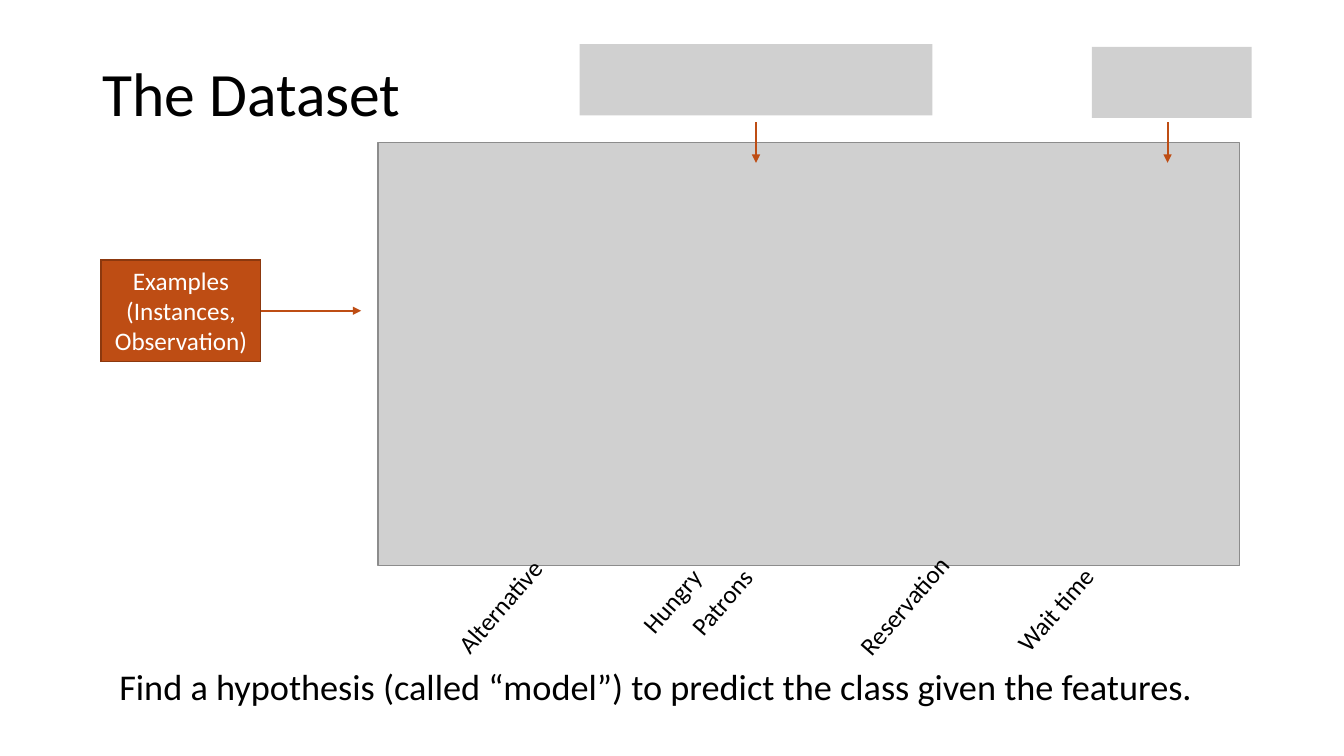
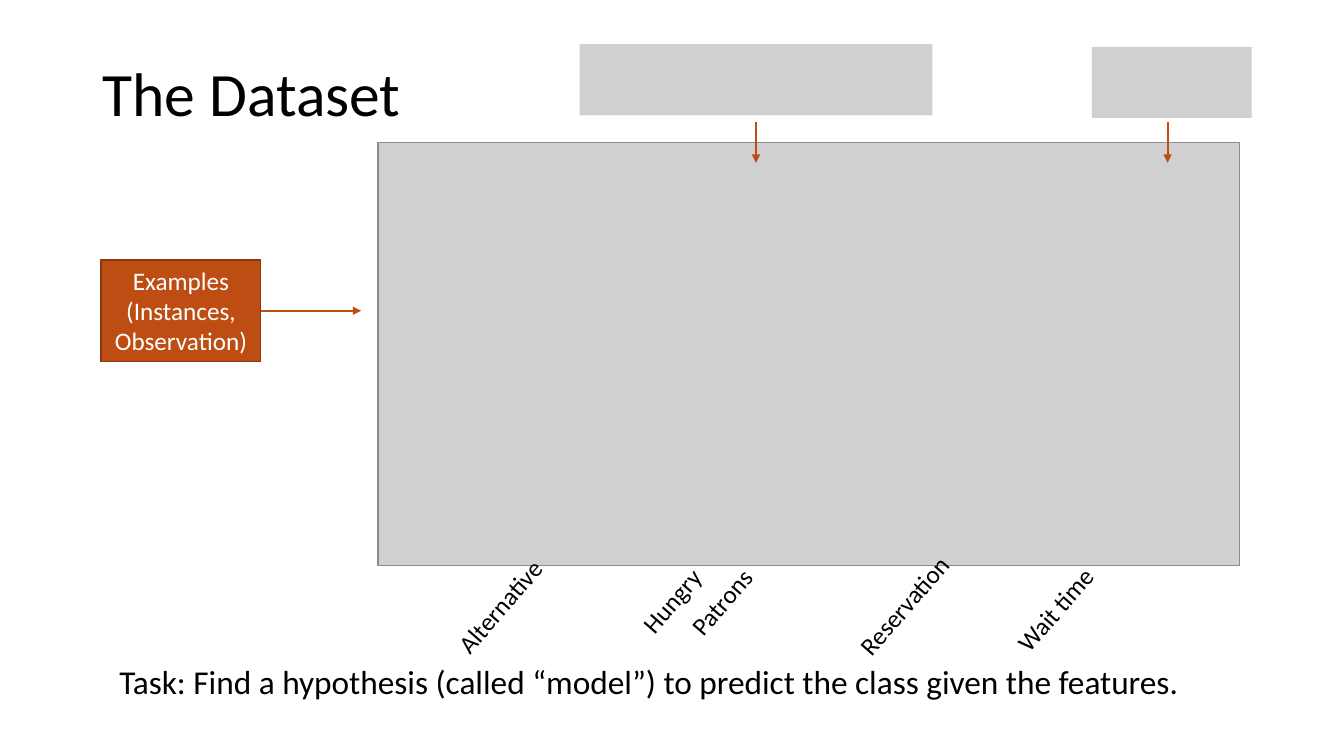
Before and after one commit to mhahsler/CS7320-AI, a slide deck: slide 16 of slides/19_ML_intro.pptx. Drawn at 1344x756 pixels with LibreOffice and Linux fonts; fonts in the diff are those of the drawing; grey boxes stand for pictures. Boxes give left, top, right and bottom in pixels: in the first picture for what was removed or moved away, otherwise in the second. Text is boxed around its words. In the diff, an @@ line names an element or a change of style, - is before the commit and + after.

```diff
--- a/slides/19_ML_intro.pptx
+++ b/slides/19_ML_intro.pptx
@@ text at (119,670,1178,700): text changed; size 25.9 to 23.8 pt @@
-Find a hypothesis (called “model”) to predict the class given the features.
+Task: Find a hypothesis (called “model”) to predict the class given the features.
```
Also in this commit, not shown: 12 other slides changed, 1 other file.
